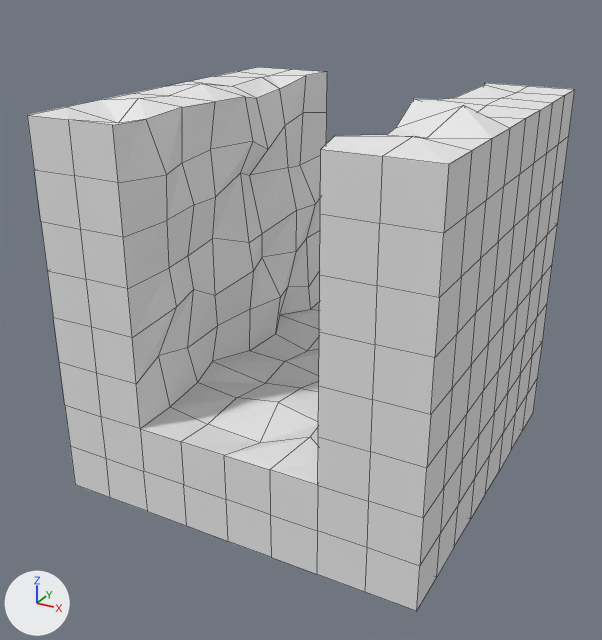
Before and after pictures for a commit that changed the Blender file modelsrc/gopher/straight.blend.
Both versions are drawn from a 50 mm lens placed at (1.94, -3.77, 1.67), pointed at (-0.04, -0.17, -0.13). The lights are fixed; the arrows at lower left show +X, +Y and +Z. Mesh edges are drawn as thin lines.
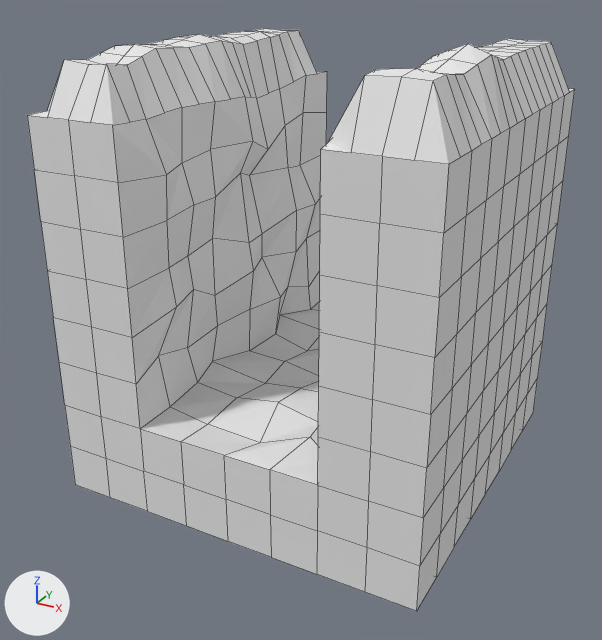
Where the change shows, as pixel boxes (x1, y1, x2, y2) in the pictures (602 x 640 px):
'Cube', reshaped (7% taller): before (27, 67, 575, 611); after (27, 29, 575, 611)
part 1 of me_cube, built on: before (27, 67, 575, 233); after (27, 29, 575, 233)

The change, as a list of edits to the scene's bpy script:
```text
Change me_cube:
    used by ob_cube; location = (0.0, 0.0, 0.0)
    remove me_cube.from_pydata(...)  # 434 vertices, 432 faces; spans x -1.0..1.0, y -1.0..1.0, z -1.0..1.08
    add me_cube.from_pydata(...)  # 550 vertices, 528 faces; spans x -1.0..1.0, y -1.0..1.0, z -1.0..1.33
    me_cube part 1
    14 vertices are removed from x -0.79..0.79, y -0.75..0.75, z 0.94..1.08
    72 faces are deleted
    100 vertices are added at x -0.89..0.9, y -1.0..1.0, z 0.96..1.33
    11 new vertices lie (0.0, 0.13, 0.0) away from vertices in x -1.0..-0.5, y -1.0..0.75, z 0.95..1.0
    8 new vertices lie (0.0, 0.12, 0.0) away from vertices in x 1.0, y -1.0..0.75, z 1.0
    5 new vertices lie (0.12, 0.0, 0.0) away from vertices in x -1.0..0.75, y -1.0..1.0, z 1.0
    6 new vertices lie (0.0, 0.13, 0.0) away from vertices in x -0.89..0.87, y -0.5..0.74, z 1.25..1.27
    168 new faces join them
```
